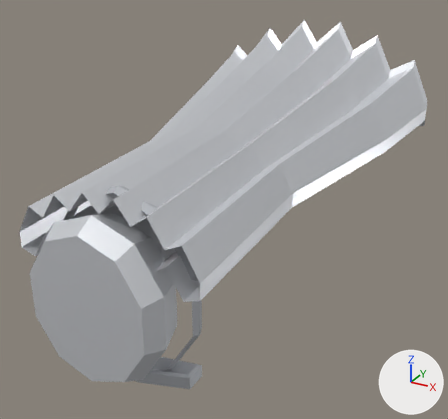
Two versions of the glTF model client/public/models/armour/cape_cloak.glb, one commit apart.
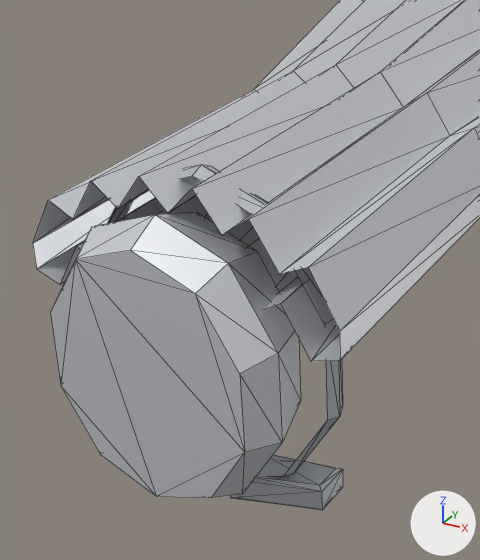
There are two pictures of each version: one whole from a 50 mm lens placed at (1.015, -3.218, 0.958), pointed at (-0.005, -1.363, 0.031), one close up on the part from 0% to 63% of the width and 21% to 100% of the height. Every picture has the same lights, and +X, +Y and +Z are marked at lower right. The first two pictures are the older version. The close-ups show mesh edges as thin lines. Vertices at exactly the same position are counted once.

The first close-up shows 'Cape0', 'Cape1', 'Torso'.
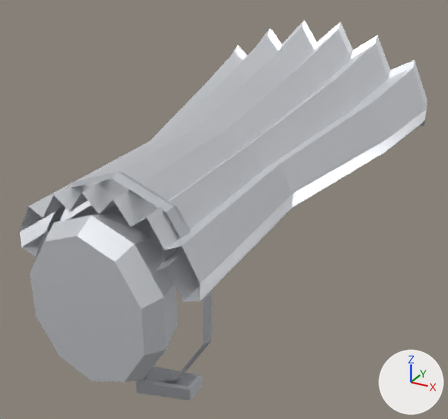
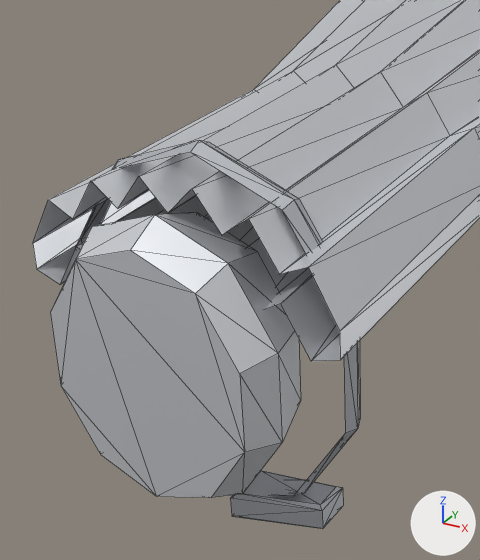
The change, as JSON lines over the scene's bpy script:
```json
{"block": "me_torso_004", "where": "# used by ob_torso; location = (0.0, 0.0, 0.0)"}
{"op": "remove", "block": "me_torso_004", "code": "me_torso_004.from_pydata(...)  # 105 vertices, 174 faces; spans x -0.253..0.253, y -2.15..-1.91, z -0.28..0.336"}
{"op": "add", "block": "me_torso_004", "code": "me_torso_004.from_pydata(...)  # 105 vertices, 174 faces; spans x -0.287..0.287, y -2.15..-1.91, z -0.317..0.377"}
{"block": "me_torso_004", "change": "me_torso_004 part 1: the loose piece of 30 vertices spanning x -0.253..0.253, y -1.995..-1.945, z -0.276..0.336 is multiplied about its middle by the matrix ((1.139, 0.0, 0.0), (0.0, 1.0, 0.0), (0.0, 0.0, 1.139))"}
{"block": "me_torso_004", "change": "me_torso_004 part 2: the loose piece of 16 vertices spanning x 0.06..0.22, y -2.03..-1.91, z -0.27..-0.218 is moved by (0.0, 0.0, -0.041)"}
{"block": "me_torso_004", "change": "other edits to the shape of me_torso_004 do not show in these pictures"}
```

Changed parts and their boxes (x1, y1, x2, y2) in the close-ups (480 x 560 px; the box of a moved part takes in the faces that stretch with it):
```json
{"object": "Torso", "change": "reshaped", "before": [50, 165, 343, 510], "after": [50, 140, 360, 529], "on screen": "13% taller"}
{"part": 1, "of": "me_torso_004", "change": "moved or reshaped", "before": [107, 165, 343, 476], "after": [75, 140, 360, 496]}
{"part": 2, "of": "me_torso_004", "change": "moved or reshaped", "before": [230, 455, 343, 510], "after": [230, 471, 343, 529]}
```
